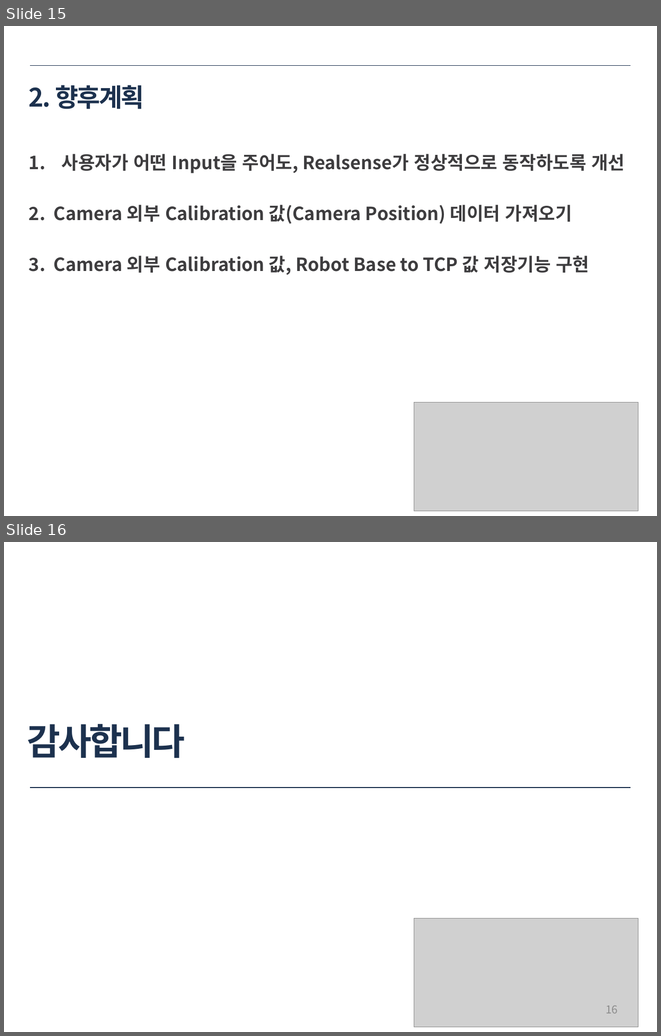
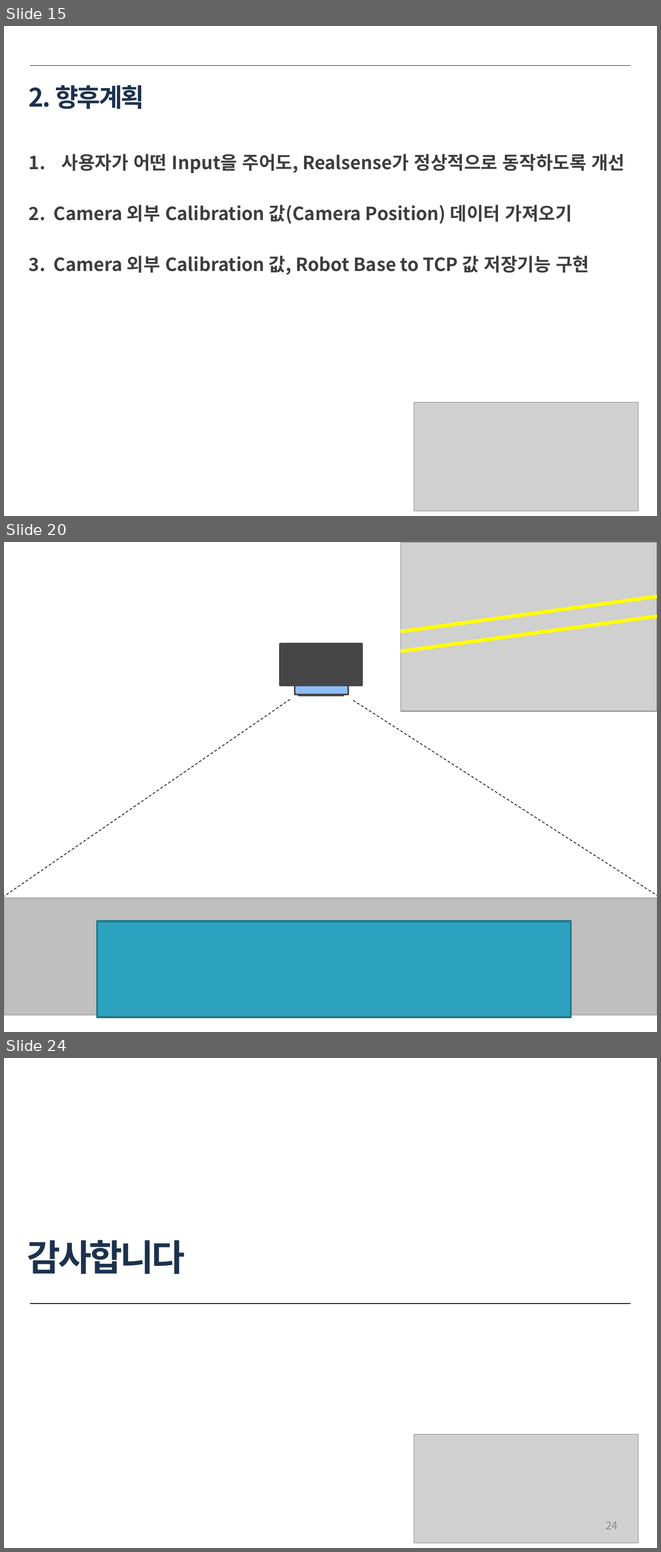
Before and after one commit to ssh6189/2021.06.24, a slide deck: 2021년 6월 24일 용접자동화로봇.pptx. Shown one above the other, each under a label of ours: slides 15 and 16 before the commit, slides 15, 20 and 24 after it; the slides between them are not shown. The pictures are 661x1036 and 661x1552 pixels, drawn with LibreOffice and Linux fonts; fonts in the diff are those of the drawing; grey boxes stand for pictures. Boxes give left, top, right and bottom in pixels: in the first picture for what was removed or moved away, otherwise in the second. Text is boxed around its words. In the diff, an @@ line names an element or a change of style, - is before the commit and + after.

```diff
--- a/2021년 6월 24일 용접자동화로봇.pptx
+++ b/2021년 6월 24일 용접자동화로봇.pptx
@@ slide 20 added at (4, 542, 657, 1032), background #FFFFFF @@
@@ picture added at (401, 542, 657, 711) @@
@@ line added from (401, 632) to (657, 596), #FFFF00 4 pt @@
@@ line added from (401, 651) to (657, 616), #FFFF00 4 pt @@
@@ rectangle added at (280, 644, 362, 686), fill #464646, outline #464646 2 pt @@
@@ rectangle added at (299, 677, 344, 696), fill #464646, outline #464646 2 pt @@
@@ line added from (290, 699) to (4, 896), #000000 0.75 pt dashed @@
@@ rectangle added at (294, 686, 348, 695), fill #8DBDF7, outline #464646 2 pt @@
@@ line added from (353, 700) to (657, 896), #000000 0.75 pt dashed @@
@@ rectangle added at (4, 898, 657, 1014), fill #BFBFBF, outline #B5B5B5 2 pt @@
@@ rectangle added at (97, 921, 571, 1017), fill #2DA2BF, outline #21788D 2 pt @@
@@ what was slide 16 is now slide 24 @@
@@ page number at (606, 1521, 618, 1529): text changed @@
-16
+24
```
Also in this commit, not shown: 7 other slides added.
